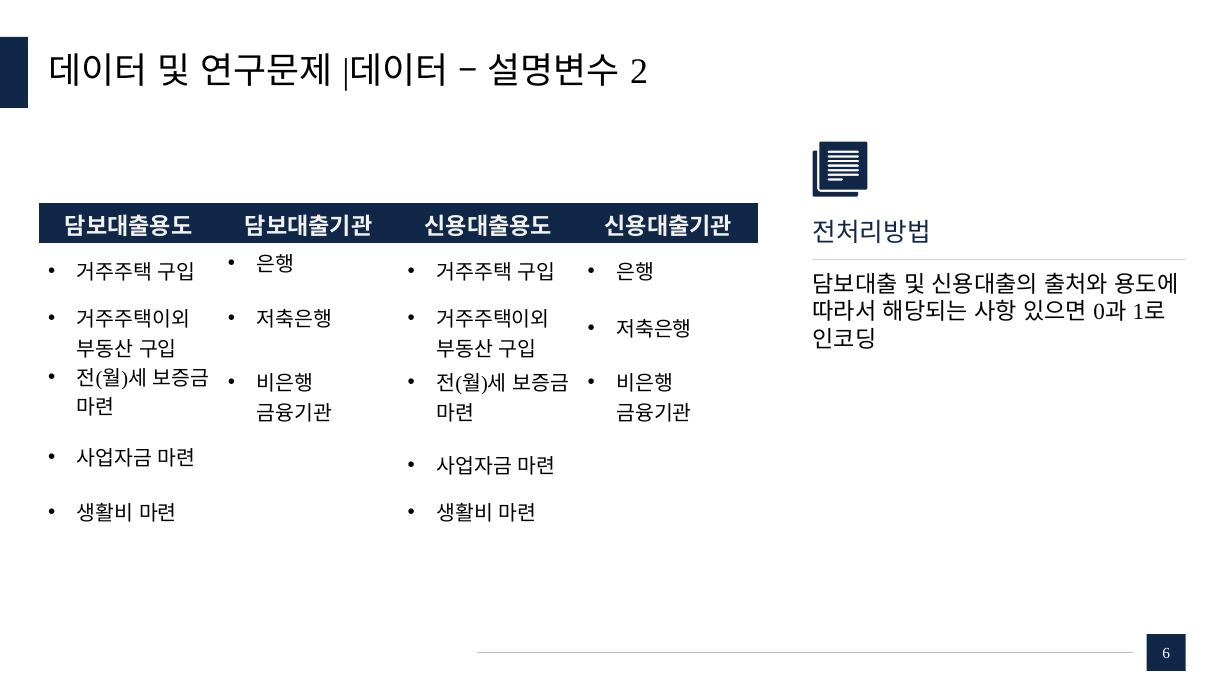
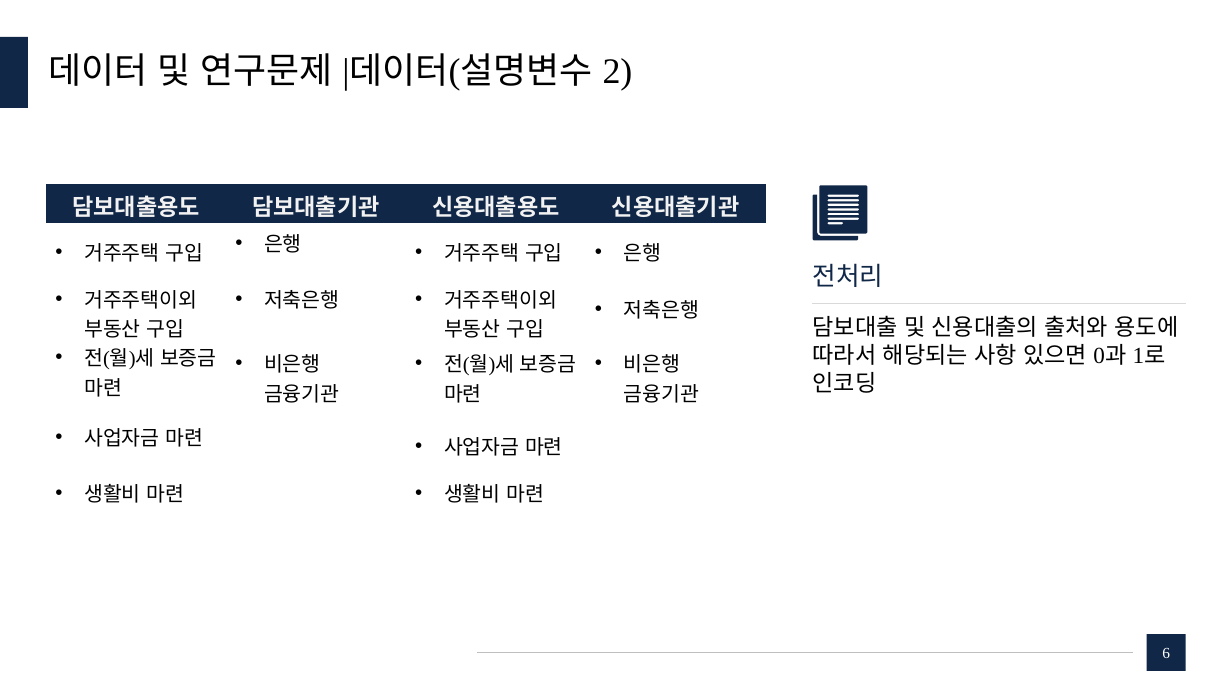
Before and after one commit to dudungE/Competition, a slide deck: slide 6 of ppt/부실가계분류모델에 관한 연구.pptx. Drawn at 1232x693 pixels with LibreOffice and Linux fonts; fonts in the diff are those of the drawing. Boxes give left, top, right and bottom in pixels: in the first picture for what was removed or moved away, otherwise in the second. Text is boxed around its words. In the diff, an @@ line names an element or a change of style, - is before the commit and + after.

```diff
--- a/ppt/부실가계분류모델에 관한 연구.pptx
+++ b/ppt/부실가계분류모델에 관한 연구.pptx
@@ title at <box>48,53,633,91</box>: text changed @@
-데이터 및 연구문제 |데이터 – 설명변수 2
+데이터 및 연구문제 |데이터(설명변수 2)
@@ table: place and size @@
-table at <box>39,203,760,528</box>
+table at <box>46,184,767,508</box>
@@ 2 freeform shapes, 1 text, 1 line: place and size @@
-2 freeform shapes, 1 text, 1 line at <box>812,141,1186,349</box>
+2 freeform shapes, 1 text, 1 line at <box>812,186,1186,393</box>
@@ text at <box>813,263,884,287</box>: text changed @@
-전처리방법
+전처리
```
Also in this commit, not shown: 22 other slides changed.
